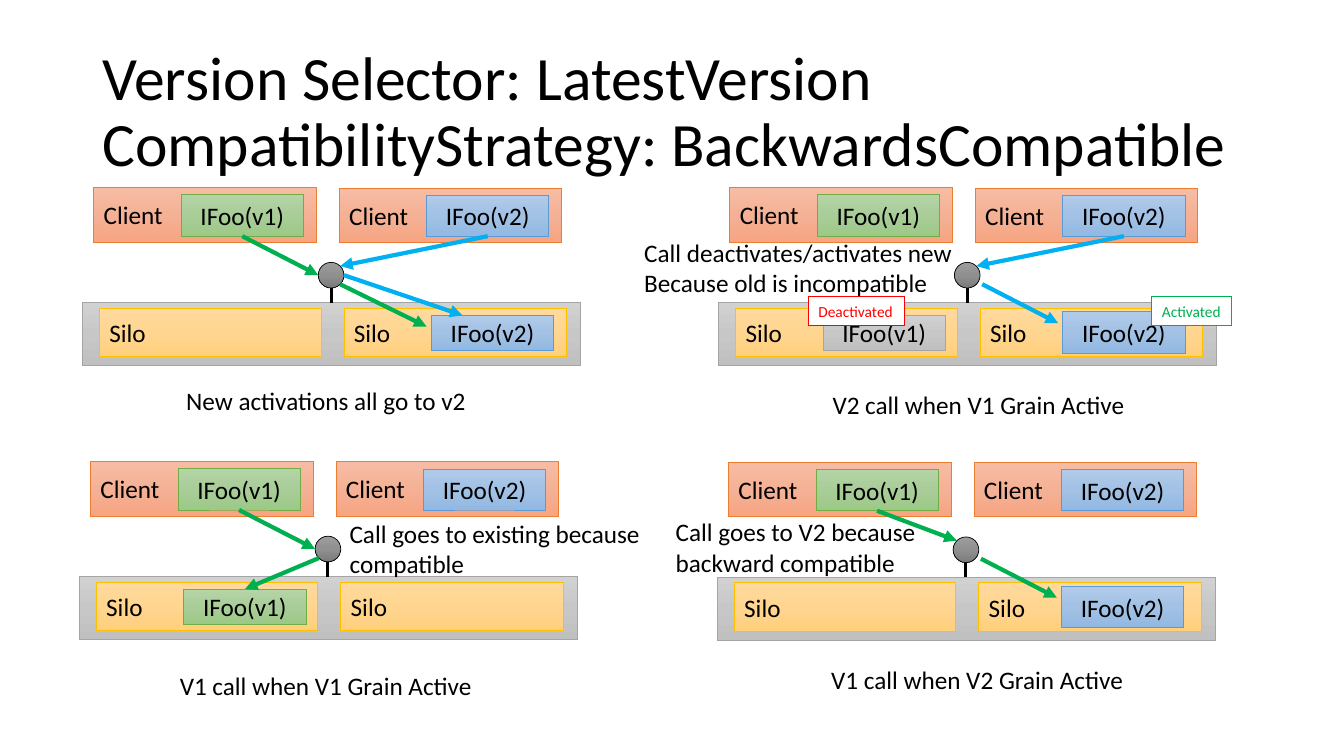
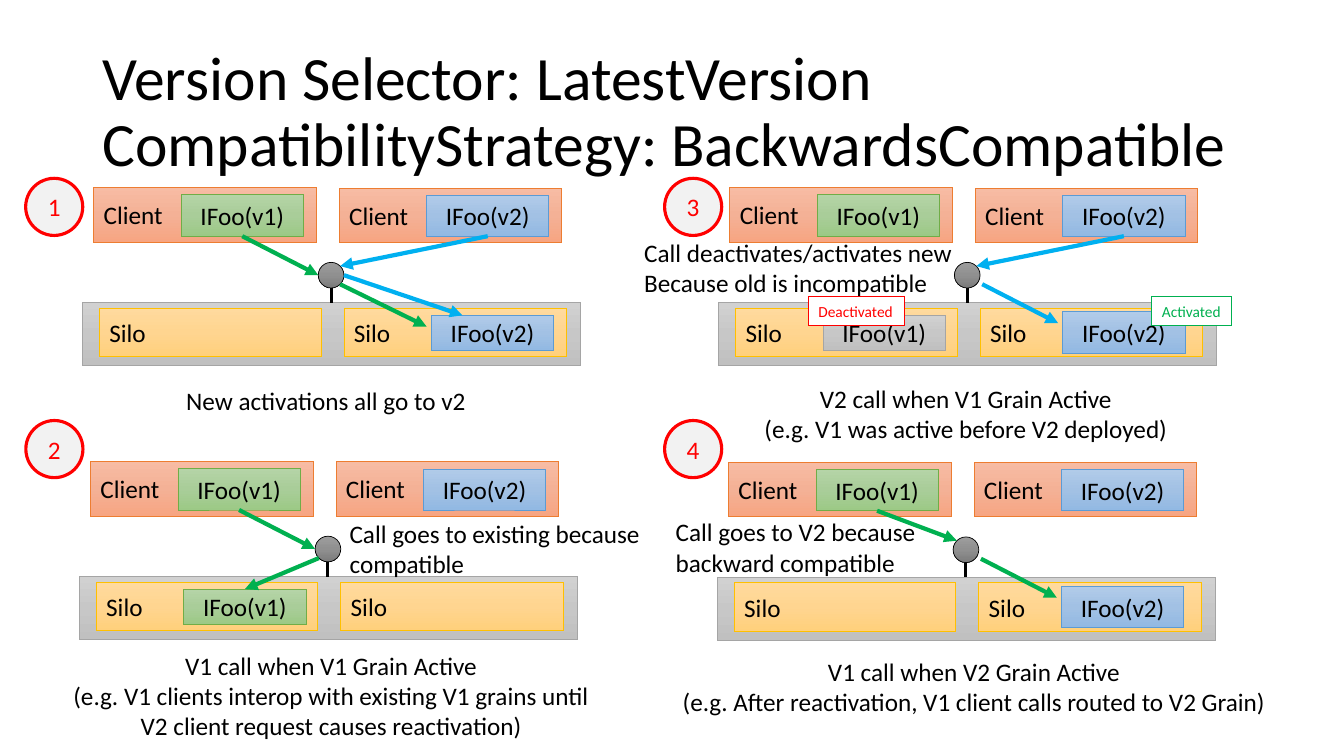
Before and after one commit to MarkNickeson/OrleansVersionAndDeploy, a slide deck: slide 4 of Orleans Versioning and Deployment.pptx. Drawn at 1344x756 pixels with LibreOffice and Linux fonts; fonts in the diff are those of the drawing. Boxes give left, top, right and bottom in pixels: in the first picture for what was removed or moved away, otherwise in the second. Text is boxed around its words. In the diff, an @@ line names an element or a change of style, - is before the commit and + after.

Commit message:
some cleanup before sharing req domonstrative tests all working

```diff
--- a/Orleans Versioning and Deployment.pptx
+++ b/Orleans Versioning and Deployment.pptx
@@ ellipse added at (25,178,83,236), fill #F2F2F2, outline #FF0000 2.25 pt, 18 pt, text #FF0000 @@
+1
@@ ellipse added at (664,178,722,236), fill #F2F2F2, outline #FF0000 2.25 pt, 18 pt, text #FF0000 @@
+3
@@ text "V2 call when V1 Grain ...": place and size @@
-text "V2 call when V1 Grain ..." at (833,396,1124,414)
+text "V2 call when V1 Grain ..." at (764,390,1166,443)
@@ text at (764,419,1166,443): paragraph added @@
+(e.g. V1 was active before V2 deployed)
@@ text at (820,390,1112,409): alignment left to centre @@
@@ ellipse added at (26,420,84,478), fill #F2F2F2, outline #FF0000 2.25 pt, 18 pt, text #FF0000 @@
+2
@@ ellipse added at (664,420,722,478), fill #F2F2F2, outline #FF0000 2.25 pt, 18 pt, text #FF0000 @@
+4
@@ text "V1 call when V1 Grain ...": place and size @@
-text "V1 call when V1 Grain ..." at (180,677,471,695)
+text "V1 call when V1 Grain ..." at (73,657,588,739)
@@ text at (185,657,477,676): alignment left to centre @@
@@ text "V1 call when V2 Grain ...": place and size @@
-text "V1 call when V2 Grain ..." at (831,671,1123,690)
+text "V1 call when V2 Grain ..." at (683,663,1265,716)
@@ text at (73,686,588,739): paragraphs added @@
+(e.g. V1 clients interop with existing V1 grains until
+V2 client request causes reactivation)
@@ text at (828,663,1120,682): alignment left to centre @@
@@ text at (683,692,1265,716): paragraph added @@
+(e.g. After reactivation, V1 client calls routed to V2 Grain)
```
Also in this commit, not shown: 8 other slides changed, 1 slide added, 17 other files.
